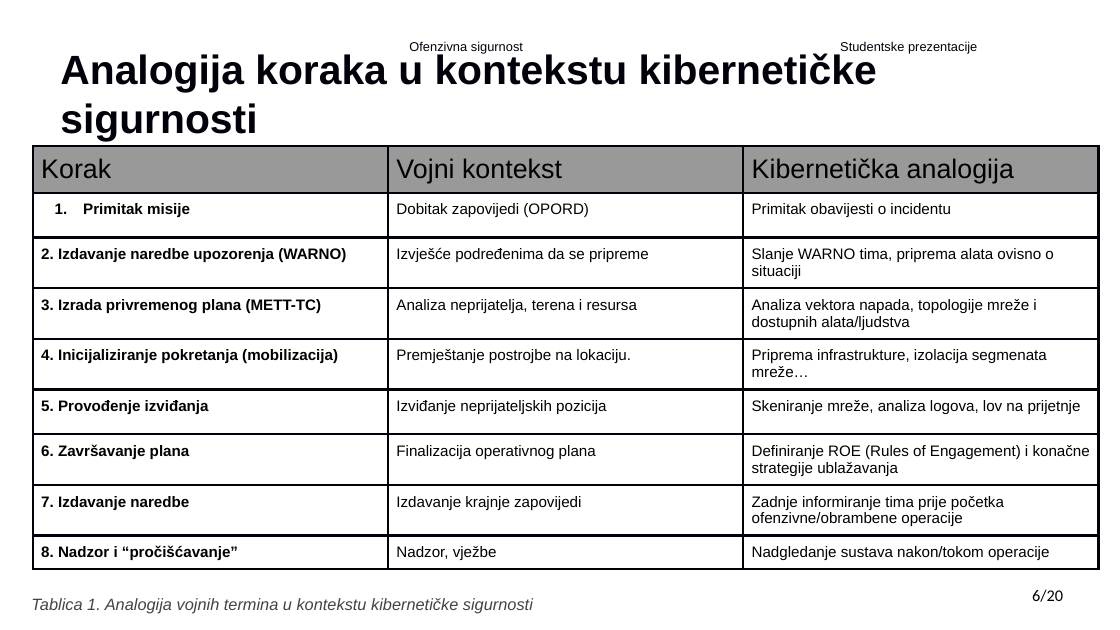
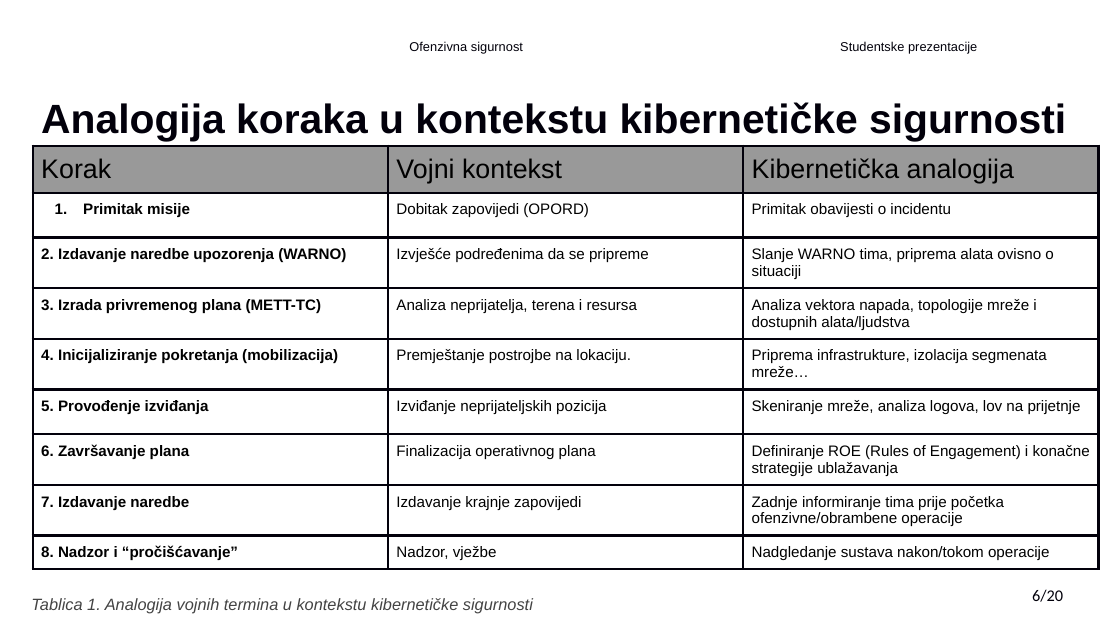
Before and after one commit to Gl1tc6/FER_diplomski, a slide deck: slide 7 of 3semestar/OFESIG/TLP.pptx. Drawn at 1120x630 pixels with LibreOffice and Linux fonts; fonts in the diff are those of the drawing; background and template pictures are left out. Boxes give left, top, right and bottom in pixels: in the first picture for what was removed or moved away, otherwise in the second. Text is boxed around its words. In the diff, an @@ line names an element or a change of style, - is before the commit and + after.

```diff
--- a/3semestar/OFESIG/TLP.pptx
+++ b/3semestar/OFESIG/TLP.pptx
@@ text "Analogija koraka u kontekstu kibernetičke ..." rewrapped from bbox=[60, 51, 877, 141] to bbox=[41, 102, 1066, 141] @@
```
Also in this commit, not shown: 9 other slides changed, 1 slide added, 1 slide removed, 11 other files.
